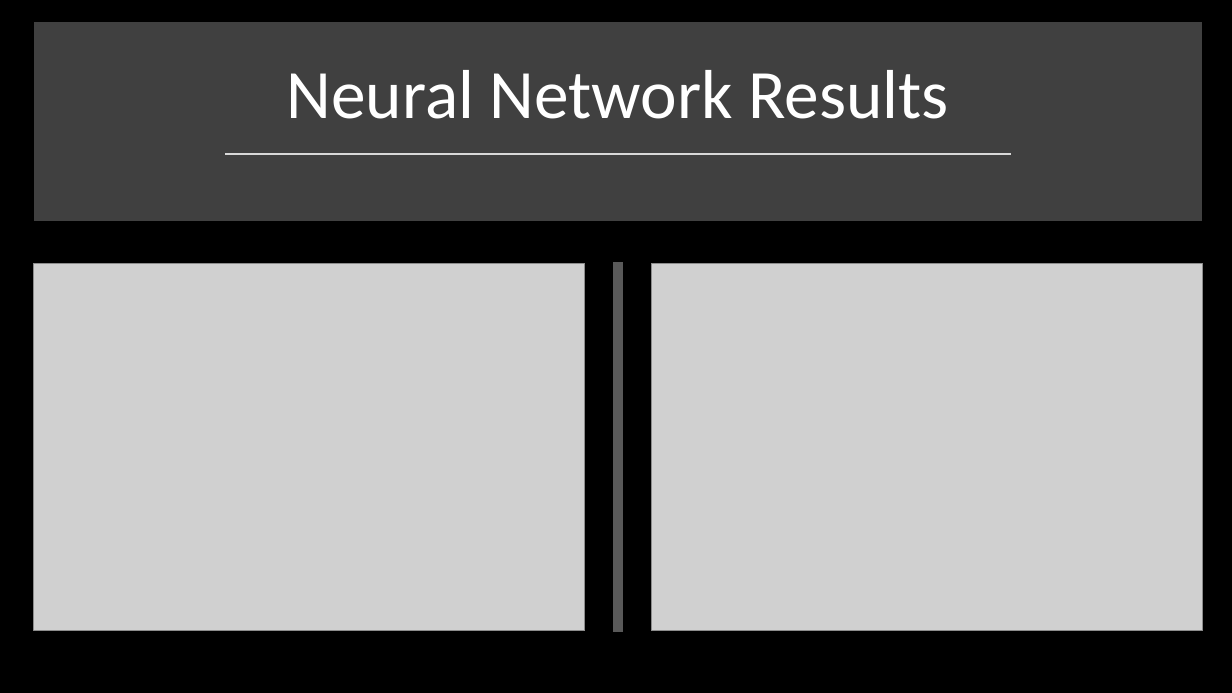
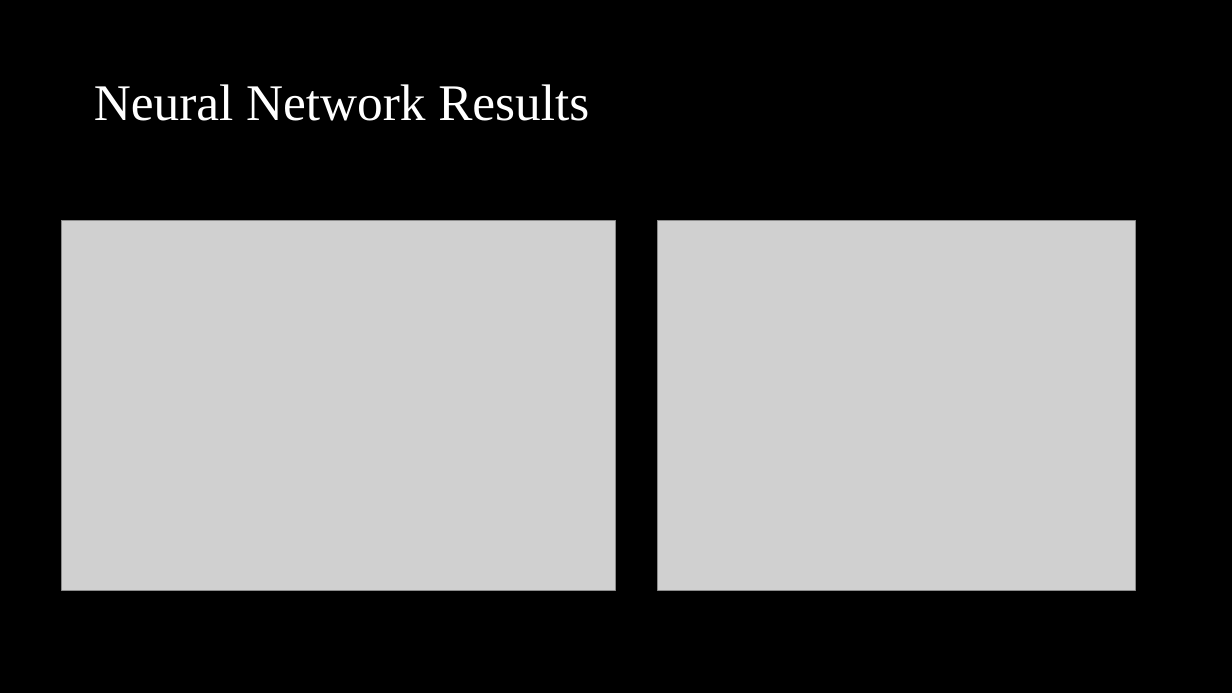
Before and after one commit to imw2/Diabetes-Diagnosis-Prediction, a slide deck: slide 11 of Presentation/FinalPresentationWittler.pptx. Drawn at 1232x693 pixels with LibreOffice and Linux fonts; fonts in the diff are those of the drawing; grey boxes stand for pictures. Boxes give left, top, right and bottom in pixels: in the first picture for what was removed or moved away, otherwise in the second. Text is boxed around its words. In the diff, an @@ line names an element or a change of style, - is before the commit and + after.

```diff
--- a/Presentation/FinalPresentationWittler.pptx
+++ b/Presentation/FinalPresentationWittler.pptx
@@ rectangle removed at [40, 29, 1196, 215] @@
@@ title "Neural Network Results": place and size @@
-title "Neural Network Results" at [287, 70, 948, 119]
+title "Neural Network Results" at [94, 84, 589, 121]
@@ title "Neural Network Results" at [94, 84, 589, 121]: size 54 to 40 pt, font Calibri to Times New Roman; alignment centre to left; vertical alignment bottom to middle @@
@@ line removed from (226, 153) to (1011, 153) @@
@@ picture: place and size @@
-picture at [33, 263, 585, 631]
+picture at [62, 221, 616, 591]
@@ picture: place and size @@
-picture at [652, 263, 1203, 631]
+picture at [657, 221, 1136, 591]
@@ line removed from (618, 262) to (618, 632) @@
```
Also in this commit, not shown: 10 other slides changed, 1 slide added, 1 slide removed.
